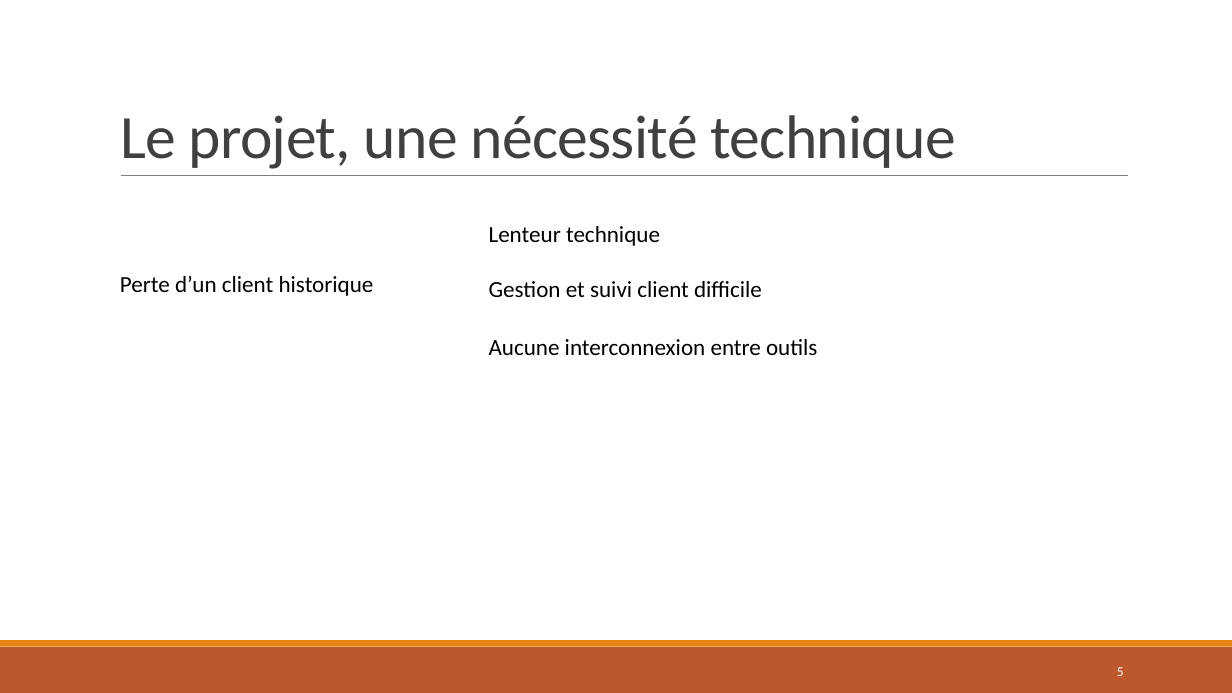
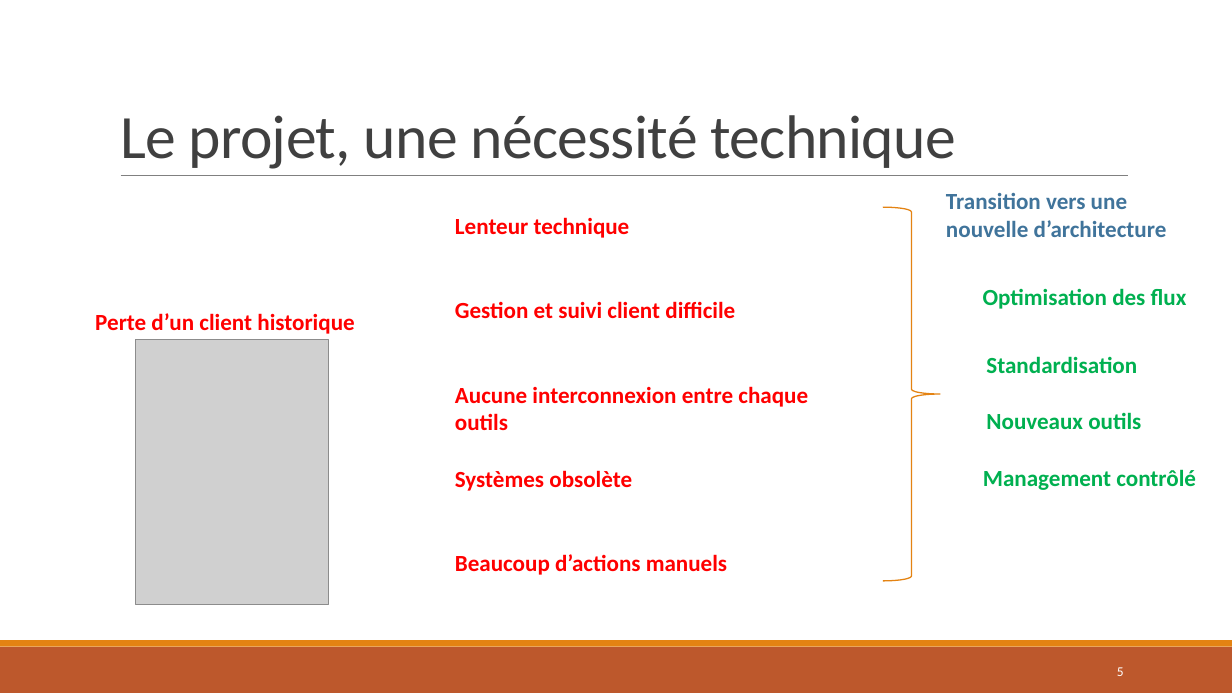
Before and after one commit to wilkill/P7-REP-AERO, a slide deck: slide 5 of Architecture/4 - Présentation/Présentation.pptx. Drawn at 1232x693 pixels with LibreOffice and Linux fonts; fonts in the diff are those of the drawing; grey boxes stand for pictures. Boxes give left, top, right and bottom in pixels: in the first picture for what was removed or moved away, otherwise in the second. Text is boxed around its words. In the diff, an @@ line names an element or a change of style, - is before the commit and + after.

```diff
--- a/Architecture/4 - Présentation/Présentation.pptx
+++ b/Architecture/4 - Présentation/Présentation.pptx
@@ text "Lenteur technique": place and size @@
-text "Lenteur technique" at box(489, 226, 660, 246)
+text "Lenteur technique" at box(455, 217, 630, 238)
@@ right brace added at box(884, 207, 941, 580), outline #E48312 1 pt @@
@@ text added at box(946, 193, 1167, 237), 18 pt, text #40749B, bold @@
+Transition vers une nouvelle d’architecture
@@ text "Gestion et suivi client difficile": place and size @@
-text "Gestion et suivi client difficile" at box(489, 281, 762, 297)
+text "Gestion et suivi client difficile" at box(455, 301, 735, 318)
@@ text added at box(983, 288, 1187, 309), 18 pt, text #00B050, bold @@
+Optimisation des flux
@@ text colour #000000 to #FF0000, bold on in 3 elements at box(455, 217, 630, 238), box(455, 301, 735, 318), box(95, 313, 354, 334) @@
@@ text "Perte d’un client historique": place and size @@
-text "Perte d’un client historique" at box(120, 276, 374, 296)
+text "Perte d’un client historique" at box(95, 313, 354, 334)
@@ picture added at box(136, 340, 328, 604) @@
@@ text added at box(986, 356, 1137, 373), 18 pt, text #00B050, bold @@
+Standardisation
@@ text at box(455, 386, 808, 430): text changed; text colour #000000 to #FF0000; bold on @@
-Aucune interconnexion entre outils
+Aucune interconnexion entre chaque outils
@@ text added at box(986, 412, 1141, 429), 18 pt, text #00B050, bold @@
+Nouveaux outils
@@ text added at box(455, 470, 632, 491), 18 pt, text #FF0000, bold @@
+Systèmes obsolète
@@ text added at box(983, 469, 1196, 490), 18 pt, text #00B050, bold @@
+Management contrôlé
@@ text added at box(455, 554, 727, 575), 18 pt, text #FF0000, bold @@
+Beaucoup d’actions manuels
```
Also in this commit, not shown: 2 other slides changed, 9 slides added.
